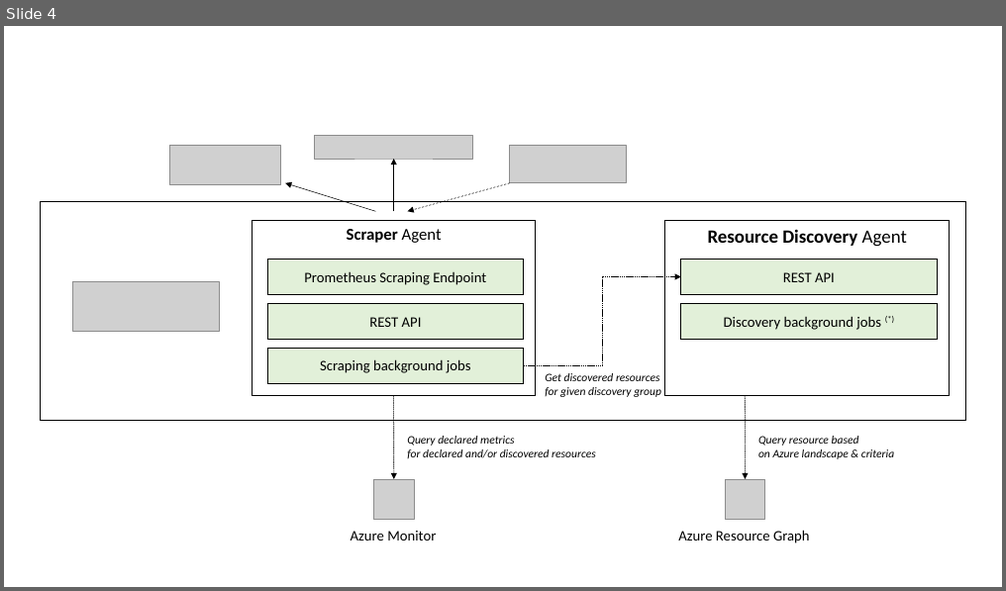
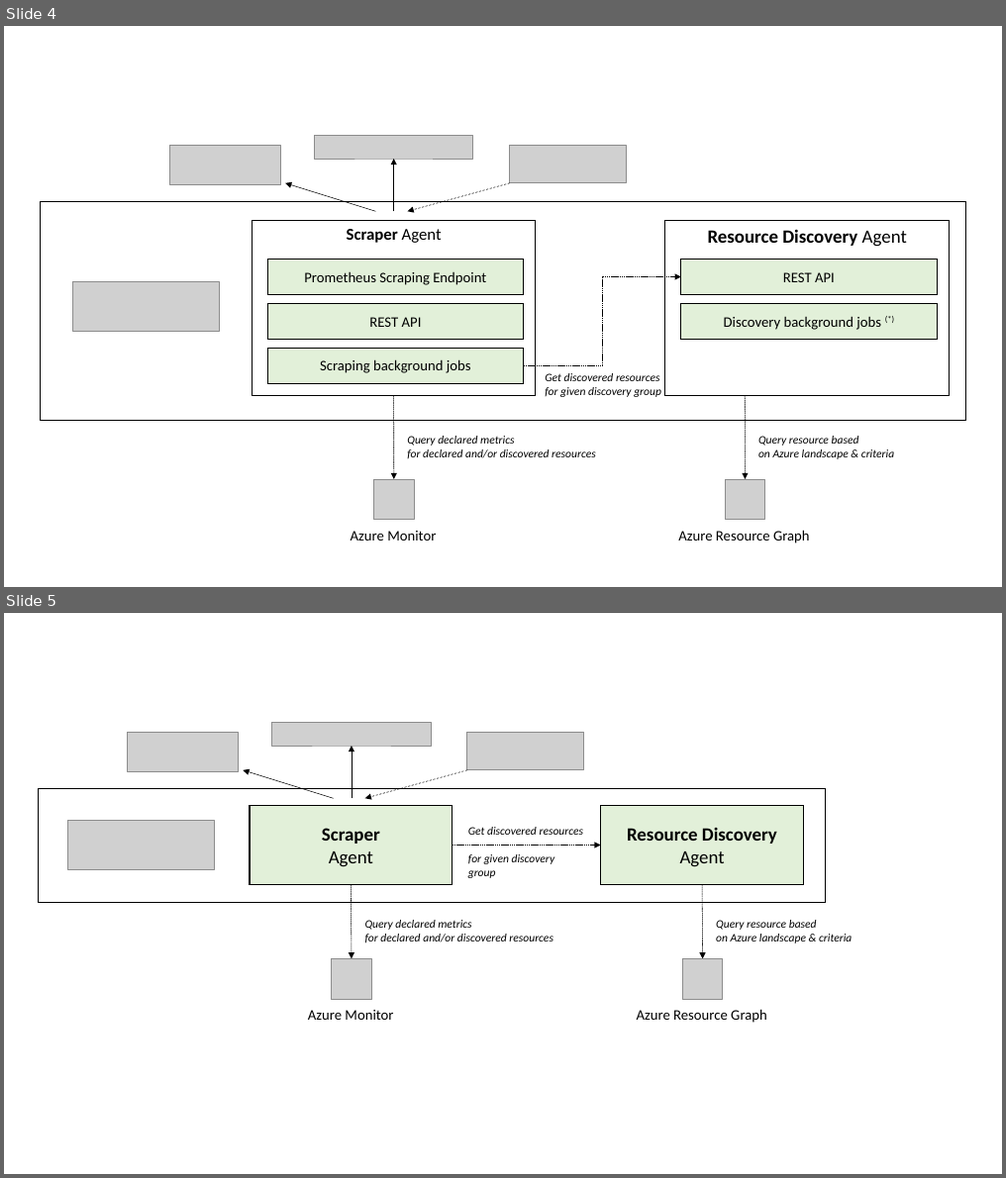
Before and after one commit to tomkerkhove/promitor, a slide deck: media/schematics/schematics.pptx. Shown one above the other, each under a label of ours: slide 4 before the commit, slides 4 and 5 after it. The pictures are 1006x591 and 1006x1178 pixels, drawn with LibreOffice and Linux fonts; fonts in the diff are those of the drawing; grey boxes stand for pictures. Boxes give left, top, right and bottom in pixels: in the first picture for what was removed or moved away, otherwise in the second. Text is boxed around its words. In the diff, an @@ line names an element or a change of style, - is before the commit and + after.

```diff
--- a/media/schematics/schematics.pptx
+++ b/media/schematics/schematics.pptx
@@ slide 5 added at <box>4,613,1002,1174</box>, background #FFFFFF @@
@@ picture added at <box>272,723,431,747</box> @@
@@ picture added at <box>128,732,239,772</box> @@
@@ arrow added from (351, 799) to (351, 746), #000000 0.5 pt @@
@@ picture added at <box>467,732,584,770</box> @@
@@ rectangle added at <box>39,789,826,903</box>, fill #FFFFFF, outline #000000 1 pt @@
@@ arrow added from (334, 799) to (243, 770), #000000 0.5 pt @@
@@ arrow added from (467, 770) to (364, 799), #000000 0.5 pt dashed @@
@@ picture added at <box>67,820,214,869</box> @@
@@ rectangle added at <box>250,805,452,884</box>, fill #E2F0D9, outline #000000 1 pt, 18 pt, text #000000, bold @@
+Scraper
+Agent
@@ rectangle added at <box>601,805,804,884</box>, fill #E2F0D9, outline #000000 1 pt, 18 pt, text #000000, bold @@
+Resource Discovery
+Agent
@@ arrow added from (452, 845) to (601, 845), #000000 0.5 pt dashed @@
@@ text added at <box>468,827,584,878</box>, 11 pt, text #000000, italic @@
+Get discovered resources
+for given discovery group
@@ arrow added from (350, 884) to (351, 959), #000000 0.5 pt dashed @@
@@ arrow added from (703, 884) to (703, 959), #000000 0.5 pt dashed @@
@@ text added at <box>365,920,553,944</box>, 11 pt, text #000000, italic @@
+Query declared metrics
+for declared and/or discovered resources
@@ text added at <box>716,920,851,944</box>, 11 pt, text #000000, italic @@
+Query resource based
+on Azure landscape & criteria
@@ picture added at <box>331,959,371,999</box> @@
@@ picture added at <box>682,959,723,999</box> @@
@@ text added at <box>308,1010,393,1020</box>, 14 pt, text #000000 @@
+Azure Monitor
@@ text added at <box>637,1009,767,1023</box>, 14 pt, text #000000 @@
+Azure Resource Graph
```
Also in this commit, not shown: 2 other slides added, 2 other files.
